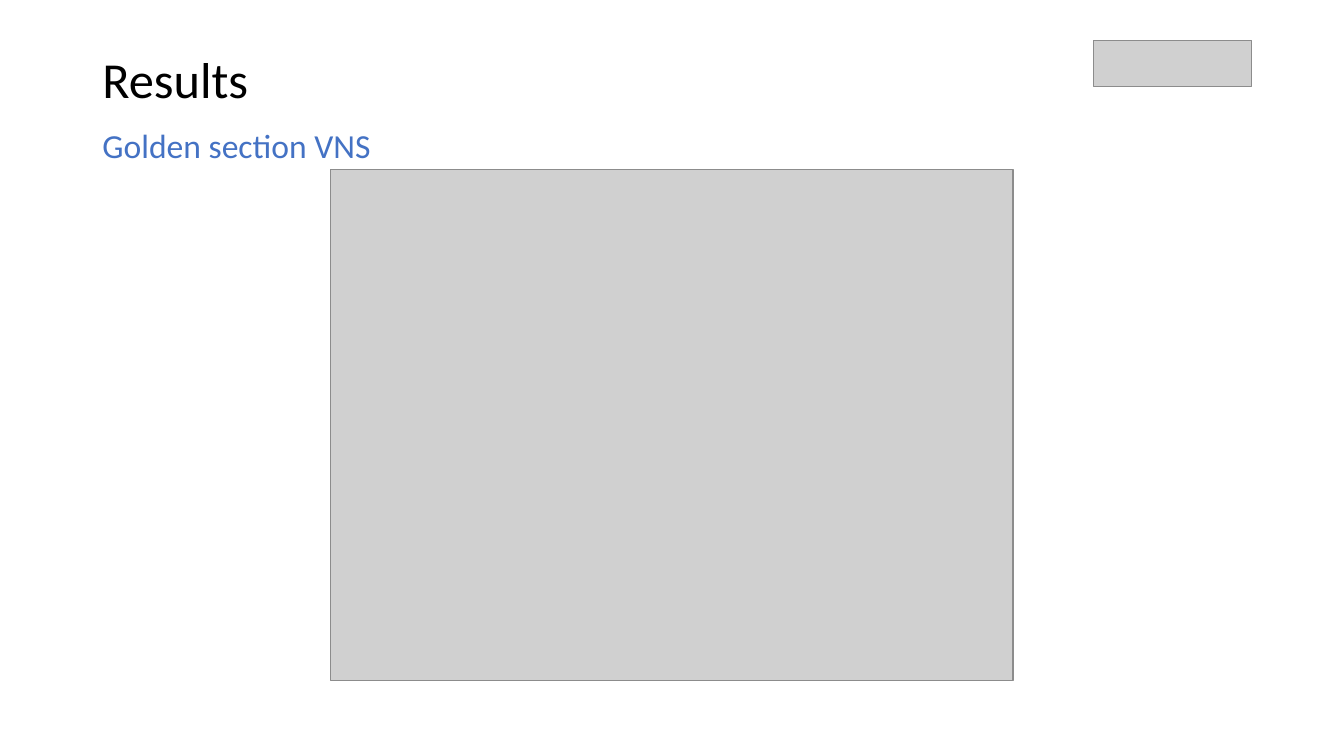
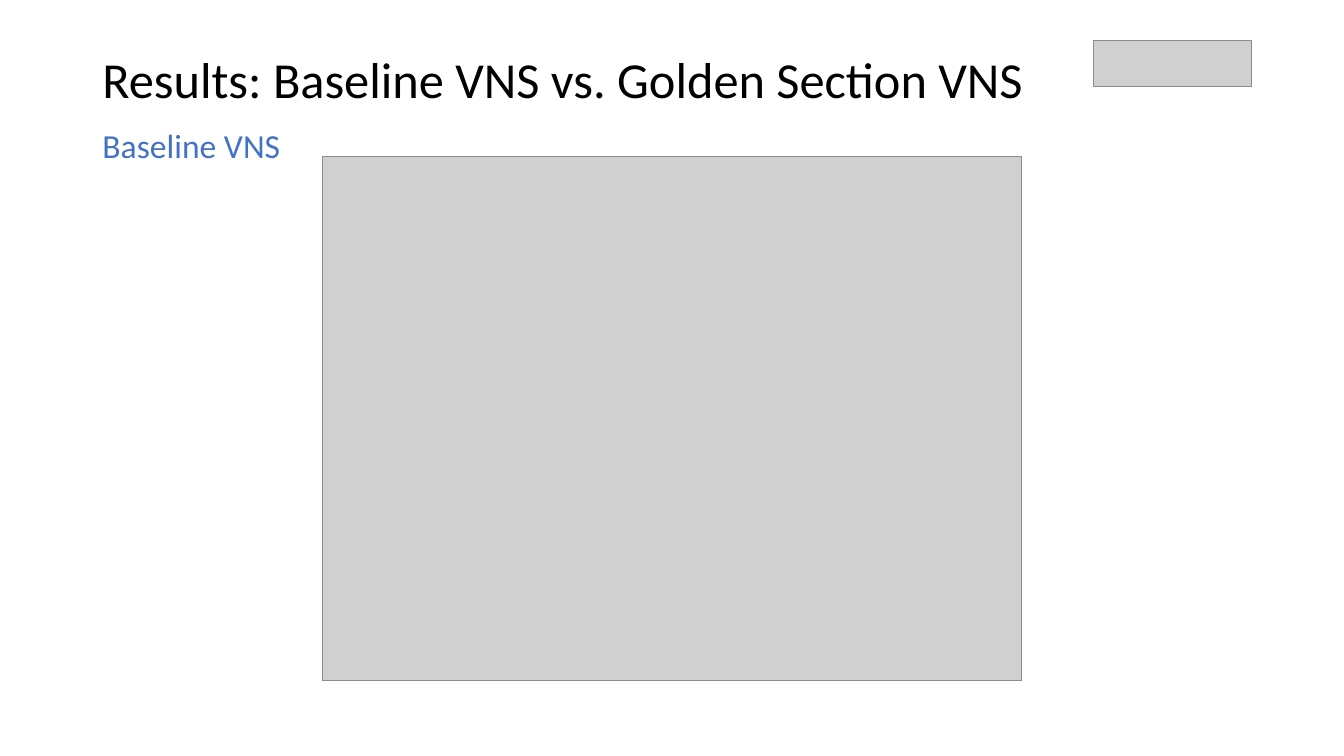
Before and after one commit to parkjan4/OptSim, a slide deck: slide 13 of Presentation.pptx (slide 15 before the commit). Drawn at 1344x756 pixels with LibreOffice and Linux fonts; fonts in the diff are those of the drawing; grey boxes stand for pictures. Boxes give left, top, right and bottom in pixels: in the first picture for what was removed or moved away, otherwise in the second. Text is boxed around its words. In the diff, an @@ line names an element or a change of style, - is before the commit and + after.

```diff
--- a/Presentation.pptx
+++ b/Presentation.pptx
@@ text at box(102, 63, 1022, 99): text changed @@
-Results
+Results: Baseline VNS vs. Golden Section VNS
@@ text at box(102, 134, 280, 159): text changed @@
-Golden section VNS
+Baseline VNS
@@ picture: place and size @@
-picture at box(331, 169, 1013, 682)
+picture at box(323, 156, 1022, 682)
```
Also in this commit, not shown: 1 other slide changed, 1 slide added, 6 other files.
